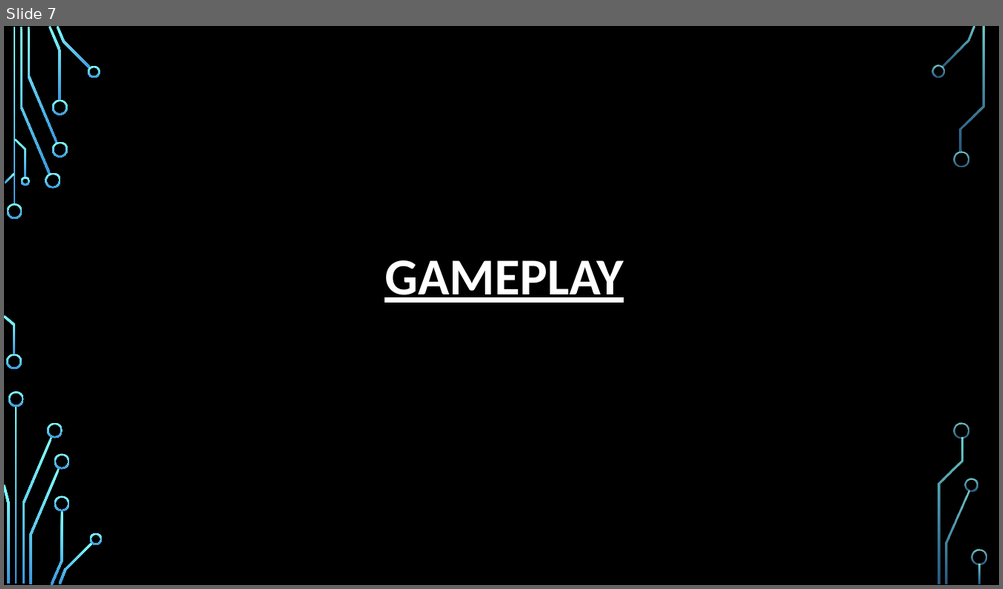
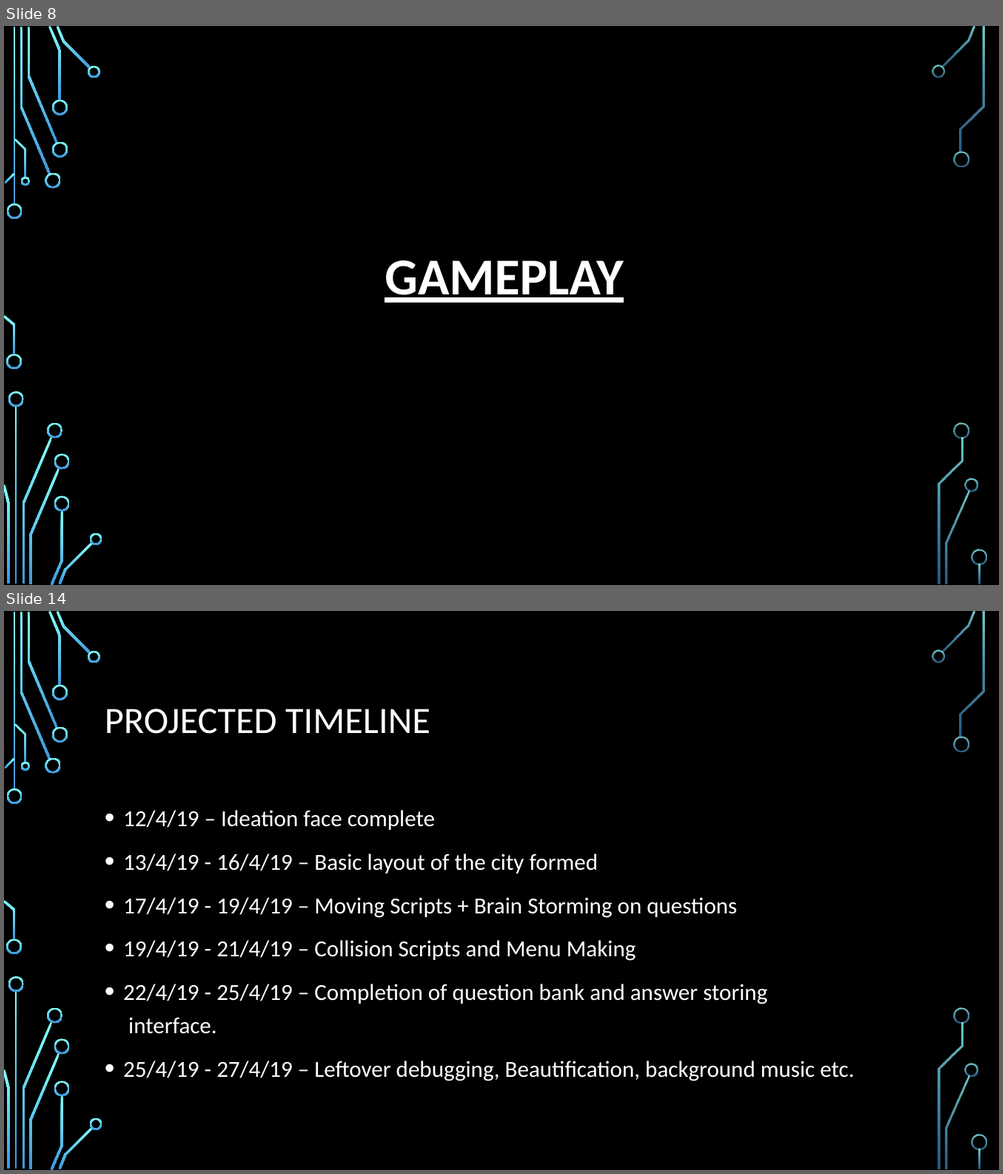
Before and after one commit to ShreyaSharma99/Game_Task3_COP290, a slide deck: Game_Document.pptx. Shown one above the other, each under a label of ours: slide 7 before the commit, slides 8 and 14 after it; the slides between them are not shown. The pictures are 1003x589 and 1003x1174 pixels, drawn with LibreOffice and Linux fonts; fonts in the diff are those of the drawing; background and template pictures are left out. Boxes give left, top, right and bottom in pixels: in the first picture for what was removed or moved away, otherwise in the second. Text is boxed around its words. In the diff, an @@ line names an element or a change of style, - is before the commit and + after.

```diff
--- a/Game_Document.pptx
+++ b/Game_Document.pptx
@@ slide 14 added at (4,611,999,1170), background picture (left out); not listed: 36 template elements that a slide beside it also shows @@
@@ title added at (105,709,430,734), 36 pt, text #FFFFFF @@
+PROJECTED TIMELINE
@@ text added at (123,810,854,1082), 22.2 pt, text #FFFFFF @@
+• 12/4/19 – Ideation face complete
+• 13/4/19 - 16/4/19 – Basic layout of the city formed
+• 17/4/19 - 19/4/19 – Moving Scripts + Brain Storming on questions
+• 19/4/19 - 21/4/19 – Collision Scripts and Menu Making
+• 22/4/19 - 25/4/19 – Completion of question bank and answer storing interface.
+• 25/4/19 - 27/4/19 – Leftover debugging, Beautification, background music etc.
@@ what was slide 7 is now slide 8 @@
```
Also in this commit, not shown: 5 slides changed, 4 other slides added.
